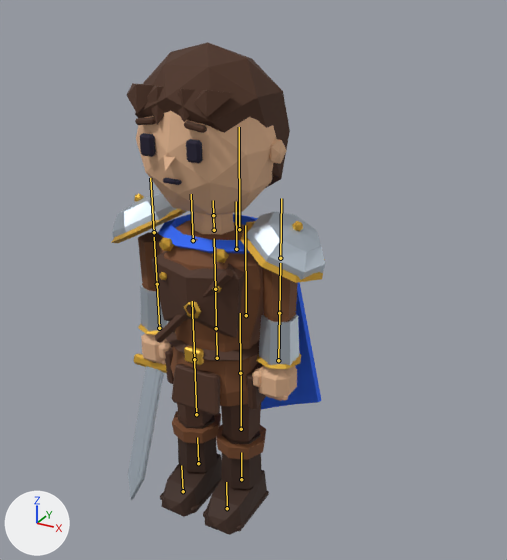
Two versions of the glTF model Assets/_Project/Art/Models/Generated/Hero/Hero.glb, one commit apart.
Before and after are seen from a 50 mm lens placed at (1.38, -2.19, 2.19), pointed at (0.03, 0.27, 0.96). Lighting does not change. The marker at lower left points along +X, +Y and +Z. The first picture is the older version. The bones that change, and the others that lie on the model, are drawn over the model as lines.

In view in the first picture: 'Hero_Sword', 'Mesh_0'.
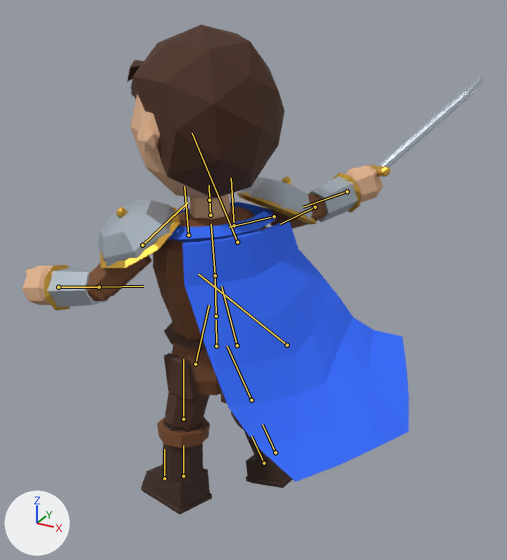
The newer file adds an action. The first version stands in its rest pose; the second is drawn at frame 12 of the action 'Special'.

ob_socket_hand_r is not drawn itself; it is the parent of ob_hero_sword.

Where the change shows, as pixel boxes [x1, y1, x2, y2] in the pictures (507 x 560 px):
'Mesh_0', posed (80% wider): before [111, 42, 325, 535]; after [23, 25, 409, 515]
'Hero_Sword', posed (190% wider, 32% shorter): before [128, 353, 167, 500]; after [369, 77, 484, 177]
bone 'Hips', root to tip: before (217, 358) to (216, 332); after (216, 346) to (216, 320)
bone 'Chest', root to tip: before (215, 289) to (214, 238); after (215, 275) to (211, 224)
bone 'Head', root to tip: before (213, 215) to (213, 200); after (209, 200) to (209, 185)
bone 'UpperArm_L', root to tip: before (280, 258) to (281, 198); after (142, 245) to (187, 202)
bone 'LowerArm_L', root to tip: before (279, 313) to (280, 263); after (99, 287) to (143, 286)
bone 'UpperArm_R', root to tip: before (154, 232) to (150, 178); after (274, 216) to (229, 227)
bone 'LowerArm_R', root to tip: before (157, 284) to (154, 237); after (315, 207) to (280, 224)
bone 'Hand_R', root to tip: before (159, 328) to (157, 284); after (347, 191) to (303, 207)
bone 'Cape_1', root to tip: before (239, 229) to (239, 127); after (237, 242) to (192, 133)
bone 'Cape_2', root to tip: before (246, 315) to (245, 225); after (287, 345) to (198, 274)
bone 'UpperLeg_L', root to tip: before (240, 373) to (240, 313); after (195, 364) to (209, 305)
bone 'LowerLeg_L', root to tip: before (241, 429) to (241, 375); after (183, 419) to (183, 359)
bone 'UpperLeg_R', root to tip: before (194, 359) to (192, 301); after (237, 345) to (221, 286)
bone 'LowerLeg_R', root to tip: before (196, 414) to (194, 361); after (251, 400) to (227, 346)

The change in detail:
Bone 'Hips' (bone_hips) moves from (0.0, 0.0, 0.0) to (0.0, 0.057, 0.0).
Bone 'Hips' (bone_hips) turns from (0, 0, 0) to (0, -107, 0) degrees about its own x, y and z.
Bone 'Chest' (bone_chest) turns from (0, 0, 0) to (4, -12, -1) degrees about its own x, y and z.
Bone 'Head' (bone_head) turns from (0, 0, 0) to (-4, 12, -1) degrees about its own x, y and z.
Bone 'UpperArm_L' (bone_upperarm_l) turns from (0, 0, 0) to (-18, 18, 42) degrees about its own x, y and z.
Bone 'LowerArm_L' (bone_lowerarm_l) turns from (0, 0, 0) to (-45, 0, 0) degrees about its own x, y and z.
Bone 'UpperArm_R' (bone_upperarm_r) turns from (0, 0, 0) to (-27, -73, -62) degrees about its own x, y and z.
Bone 'LowerArm_R' (bone_lowerarm_r) turns from (0, 0, 0) to (-10, 0, 0) degrees about its own x, y and z.
Bone 'Hand_R' (bone_hand_r) turns from (0, 0, 0) to (0, 0, -30) degrees about its own x, y and z.
Bone 'Cape_1' (bone_cape_1) turns from (0, 0, 0) to (18, 4, -11) degrees about its own x, y and z.
Bone 'Cape_2' (bone_cape_2) turns from (0, 0, 0) to (24, 8, -18) degrees about its own x, y and z.
Bone 'UpperLeg_L' (bone_upperleg_l) turns from (0, 0, 0) to (-10, 1, 8) degrees about its own x, y and z.
Bone 'LowerLeg_L' (bone_lowerleg_l) turns from (0, 0, 0) to (16, 0, 0) degrees about its own x, y and z.
Bone 'UpperLeg_R' (bone_upperleg_r) turns from (0, 0, 0) to (10, 1, -8) degrees about its own x, y and z.
Bone 'LowerLeg_R' (bone_lowerleg_r) turns from (0, 0, 0) to (16, 0, 0) degrees about its own x, y and z.
